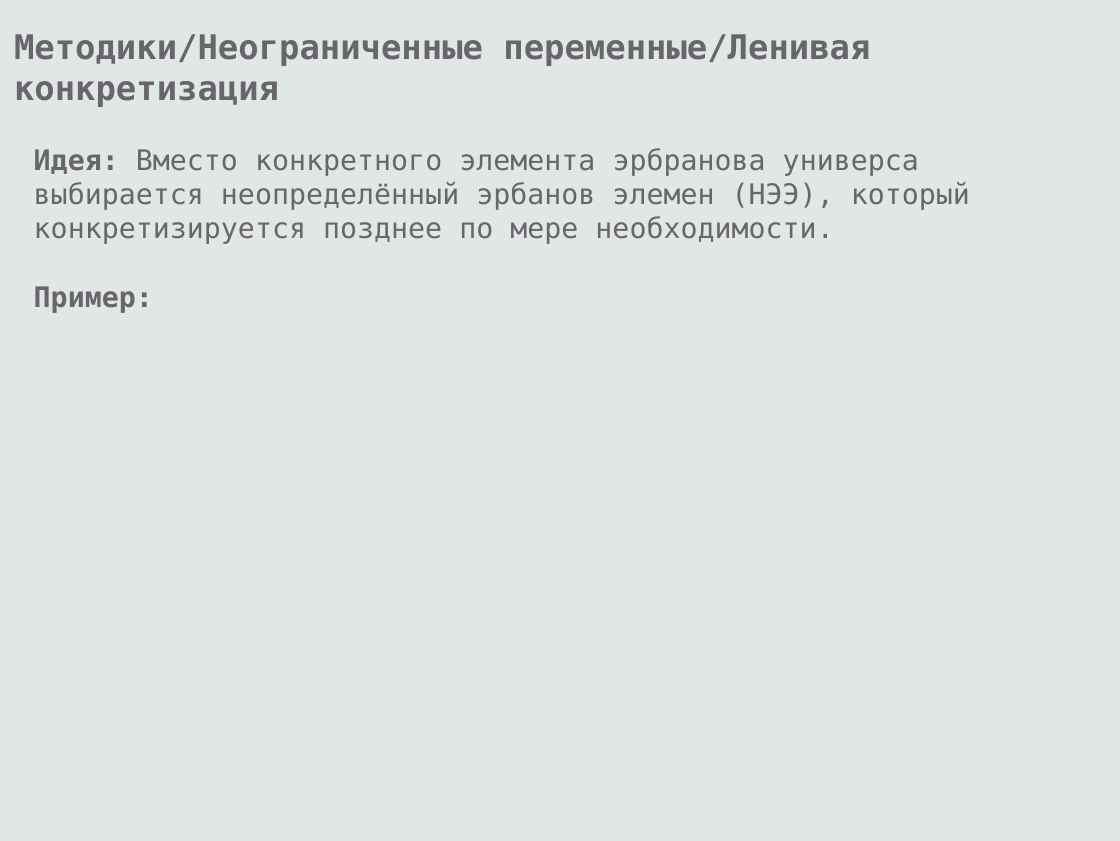
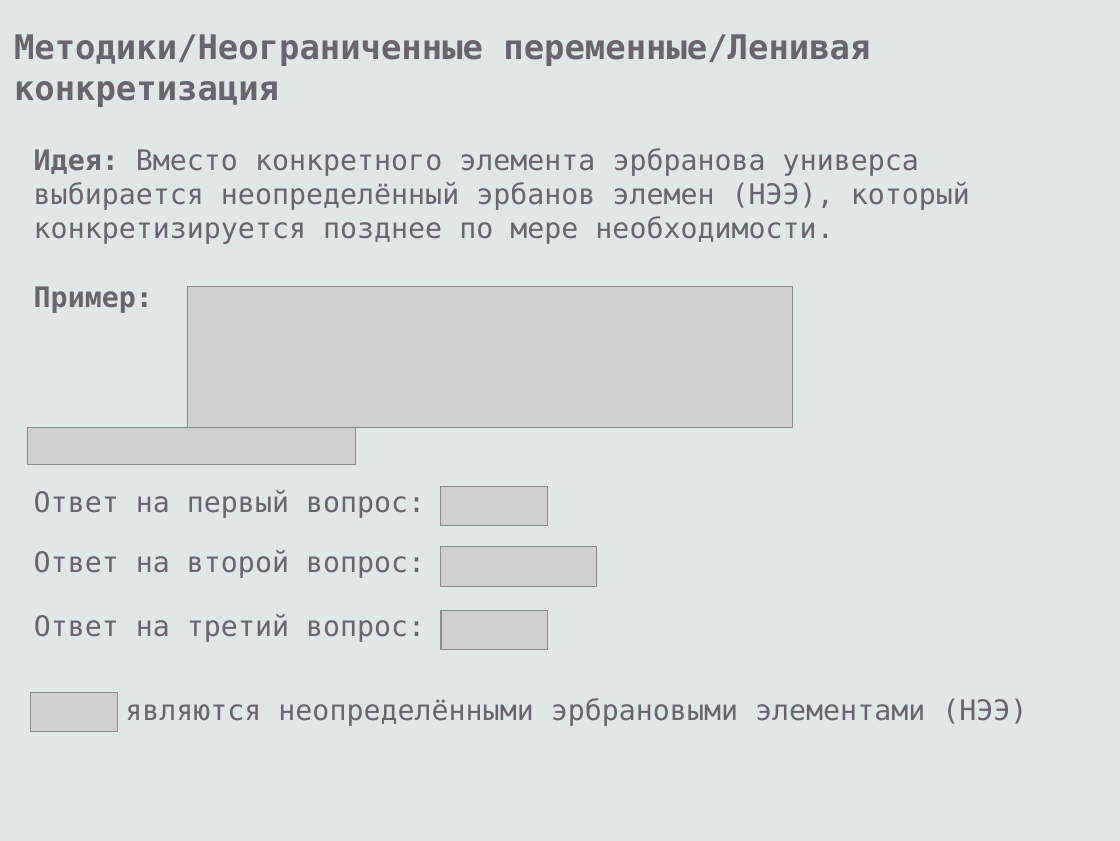
Before and after one commit to eugeneai/prisnif, a slide deck: slide 32 of brick/pres/pacman.odp (slide 28 before the commit). Drawn at 1120x841 pixels with LibreOffice and Linux fonts; fonts in the diff are those of the drawing; grey boxes stand for pictures. Boxes give left, top, right and bottom in pixels: in the first picture for what was removed or moved away, otherwise in the second. Text is boxed around its words. In the diff, an @@ line names an element or a change of style, - is before the commit and + after.

```diff
--- a/brick/pres/pacman.odp
+++ b/brick/pres/pacman.odp
@@ picture added at <box>187,287,793,428</box> @@
@@ picture added at <box>27,428,356,465</box> @@
@@ text added at <box>34,490,425,518</box>, 20 pt, text #69656C @@
+Ответ на первый вопрос:
@@ picture added at <box>441,487,548,525</box> @@
@@ text added at <box>34,550,425,578</box>, 20 pt, text #69656C @@
+Ответ на второй вопрос:
@@ picture added at <box>441,547,597,586</box> @@
@@ text added at <box>34,614,425,642</box>, 20 pt, text #69656C @@
+Ответ на третий вопрос:
@@ picture added at <box>441,611,548,649</box> @@
@@ picture added at <box>30,692,117,731</box> @@
@@ text added at <box>125,698,1027,726</box>, 20 pt, text #69656C @@
+являются неопределёнными эрбрановыми элементами (НЭЭ)
```
Also in this commit, not shown: 20 other slides changed, 7 slides added, 1 slide removed, 8 other files.
